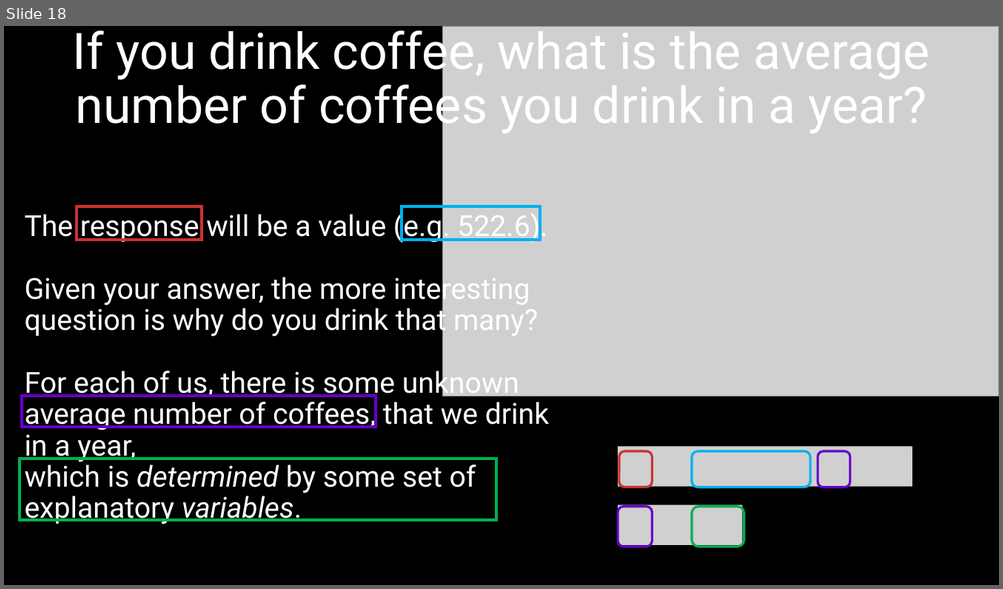
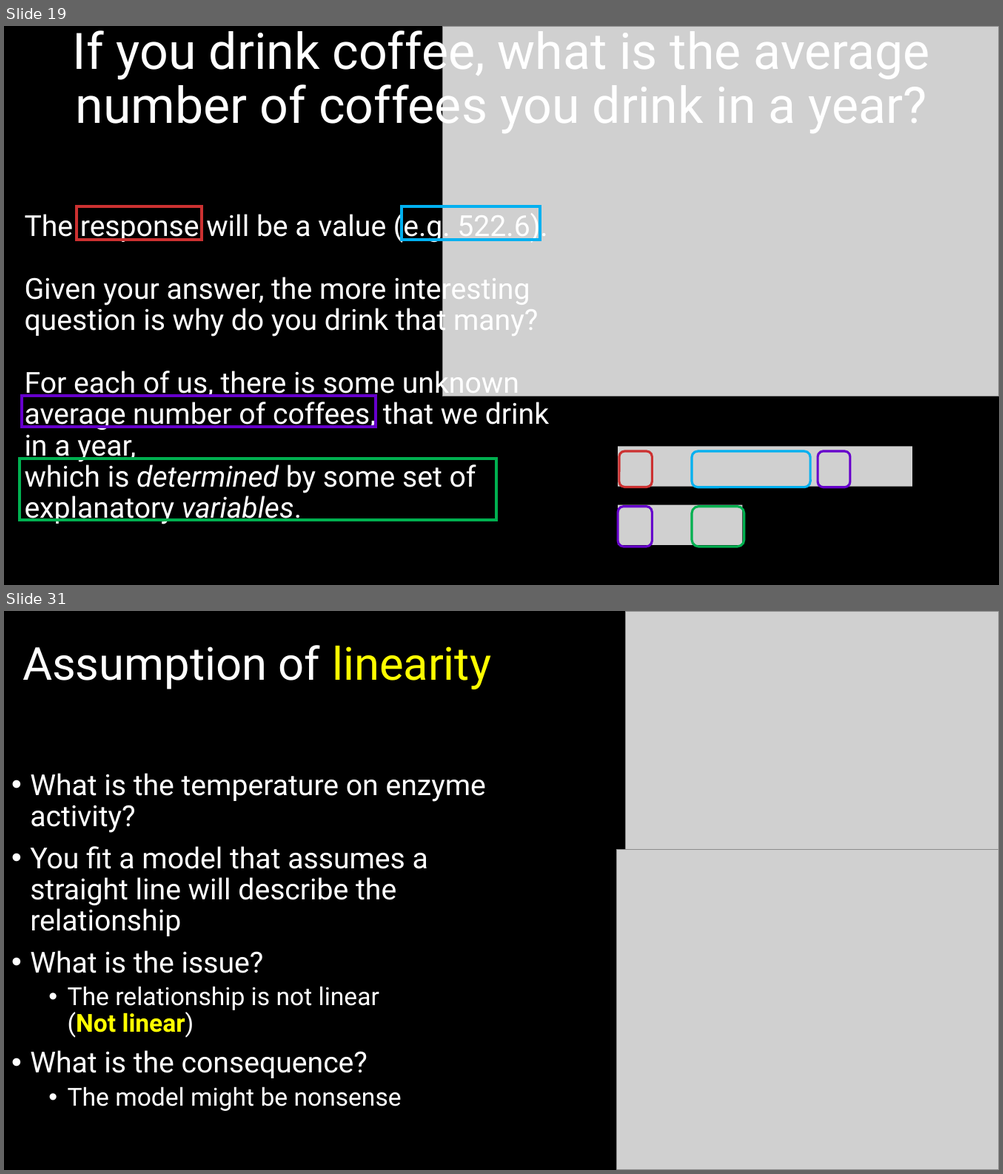
Before and after one commit to DeonRoos/stats-for-biologists, a slide deck: Lectures/BI3010 Lecture 1.5 Introduction to linear models.pptx. Shown one above the other, each under a label of ours: slide 18 before the commit, slides 19 and 31 after it; the slides between them are not shown. The pictures are 1003x589 and 1003x1174 pixels, drawn with LibreOffice and Linux fonts; fonts in the diff are those of the drawing; grey boxes stand for pictures. Boxes give left, top, right and bottom in pixels: in the first picture for what was removed or moved away, otherwise in the second. Text is boxed around its words. In the diff, an @@ line names an element or a change of style, - is before the commit and + after.

```diff
--- a/Lectures/BI3010 Lecture 1.5 Introduction to linear models.pptx
+++ b/Lectures/BI3010 Lecture 1.5 Introduction to linear models.pptx
@@ slide 31 added at box(4, 611, 999, 1170), background #000000 @@
@@ picture added at box(626, 611, 999, 891) @@
@@ title added at box(22, 645, 491, 689), 44 pt, text #FFFFFF @@
+Assumption of linearity
@@ text added at box(30, 773, 486, 1111), 28 pt, text #FFFFFF @@
+• What is the temperature on enzyme activity?
+• You fit a model that assumes a straight line will describe the relationship
+• What is the issue?
+  • The relationship is not linear
+    (Not linear)
+• What is the consequence?
+  • The model might be nonsense
@@ picture added at box(617, 850, 999, 1170) @@
@@ what was slide 18 is now slide 19 @@
```
Also in this commit, not shown: 3 slides changed, 16 other slides added, 3 slides removed, 16 other files.
